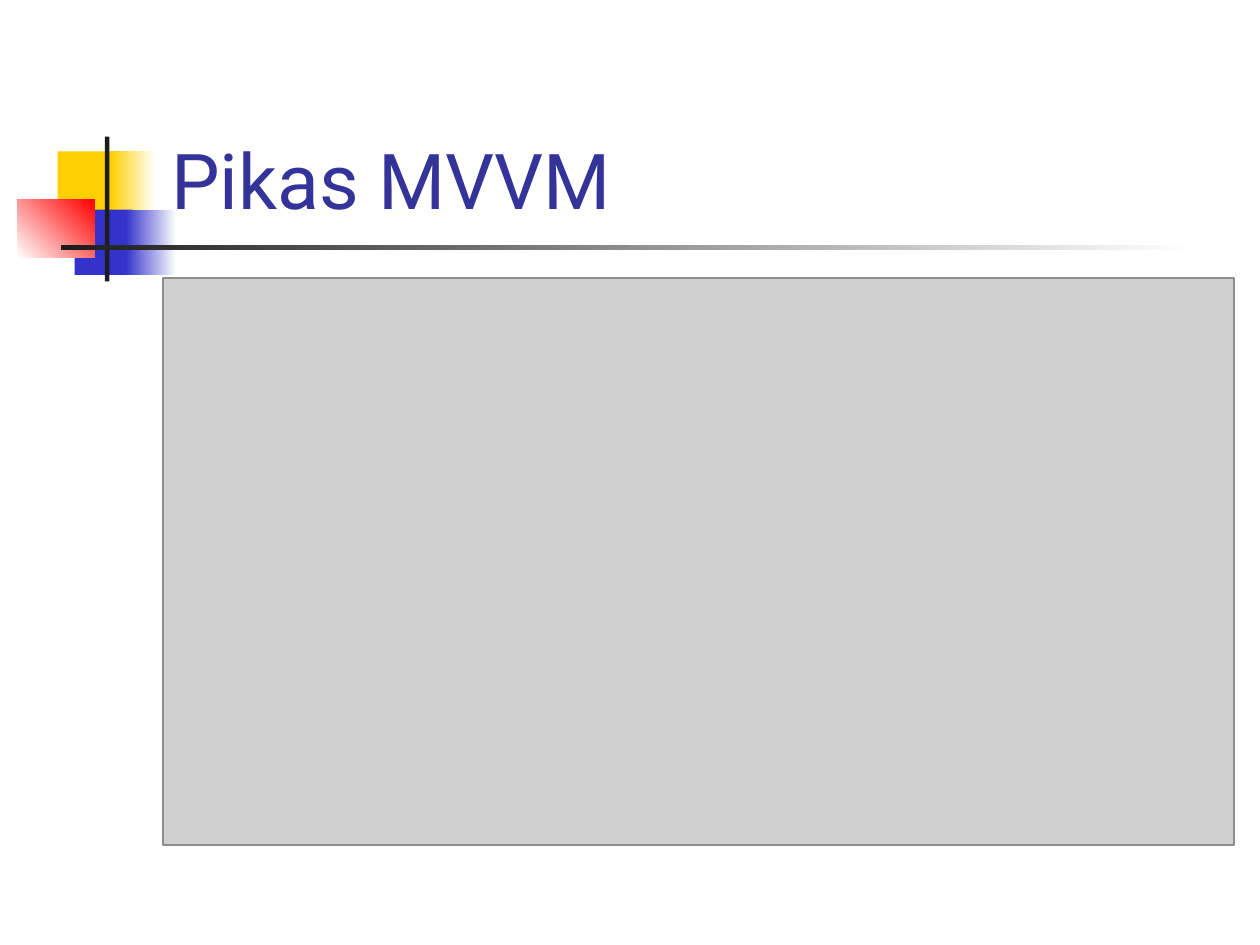
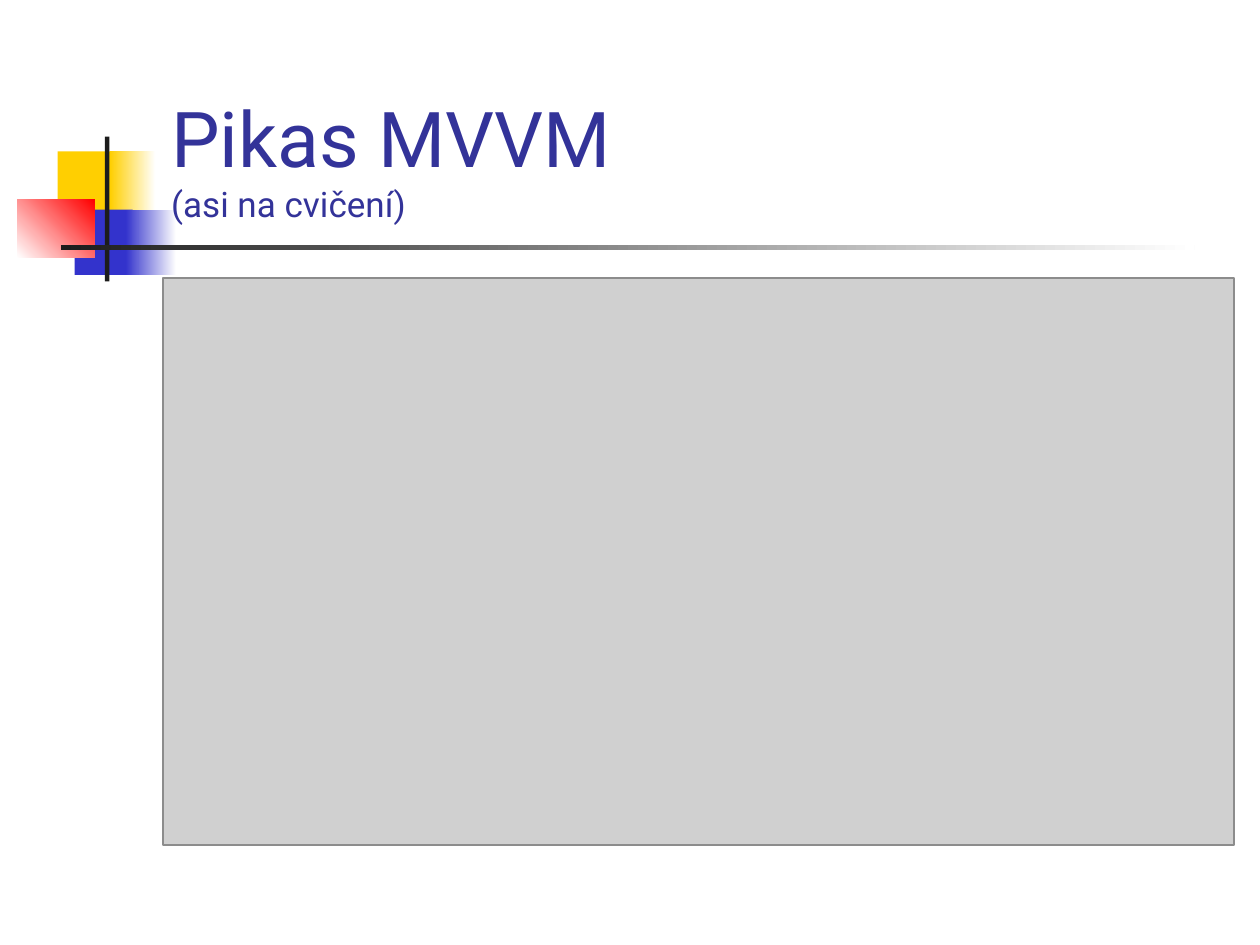
Before and after one commit to vmandro/Prednasky, a slide deck: slide 17 of 07/07_Android.ppt (slide 16 before the commit). Drawn at 1260x945 pixels with LibreOffice and Linux fonts; fonts in the diff are those of the drawing; grey boxes stand for pictures. Boxes give left, top, right and bottom in pixels: in the first picture for what was removed or moved away, otherwise in the second. Text is boxed around its words. In the diff, an @@ line names an element or a change of style, - is before the commit and + after.

```diff
--- a/07/07_Android.ppt
+++ b/07/07_Android.ppt
@@ title at bbox=[171, 109, 610, 225]: text changed; size 44 to 20 pt @@
-Pikas MVVM
+Pikas MVVM
+(asi na cvičení)
```
Also in this commit, not shown: 15 other slides changed, 1 slide added, 4 other files.
